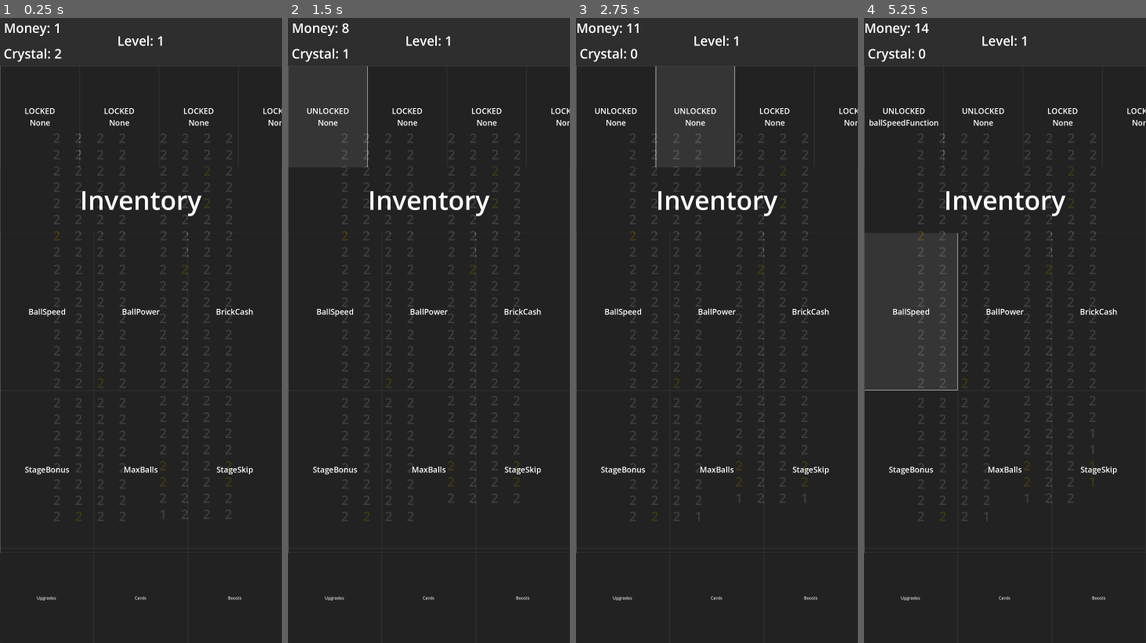
Above: before the commit, frames 1-4 (left to right).
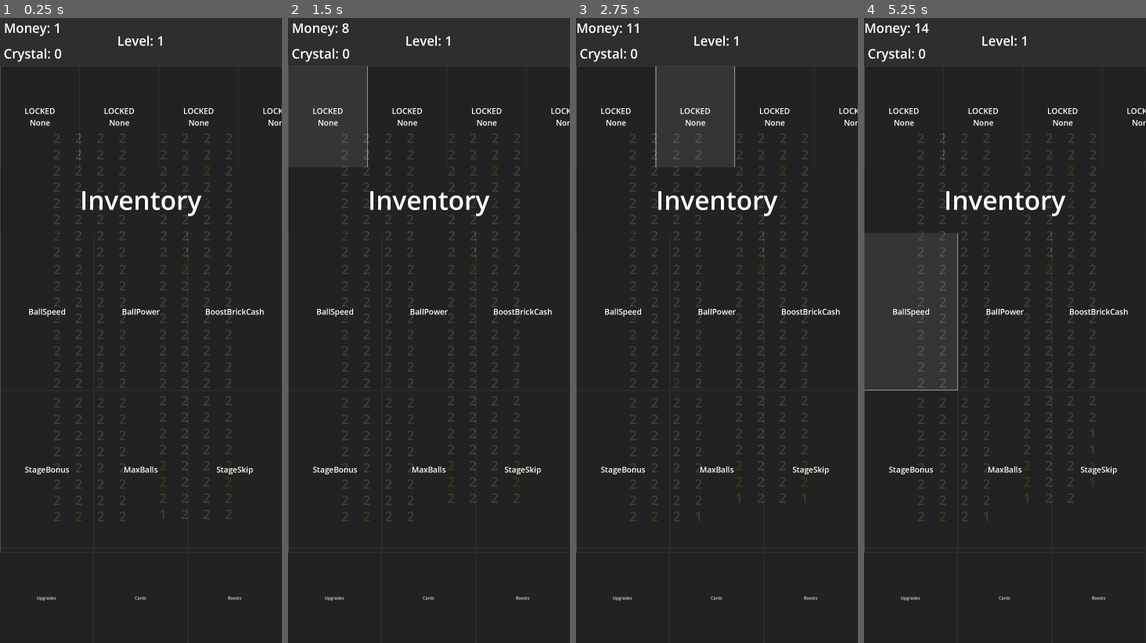
Above: after the commit, the same moments.

Repository: bondhusjude/IdleBrickGame
Game: Godot game, scene res://Scenes/main.tscn
Two runs of this game, one before a commit and one after it. Both use one fixed random seed, a clock stepped at 60 frames per second and the inputs below. The engine's default icon, where the game draws it, is replaced by a stand-in: a white triangle on a blue panel in a dark square.
Inputs:
- Up to frame 1 (0.25 s): no input
- Up to frame 2 (1.5 s): click "LOCKED None" at 0.5 s; click "UNLOCKED None" (after the commit: "LOCKED None") at 1.25 s
- Up to frame 3 (2.75 s): click "LOCKED None" at 2 s
- Up to frame 4 (5.25 s): click "UNLOCKED None" (after the commit: "LOCKED None") at 2.75 s; click "LOCKED None" at 3.5 s; click "LOCKED None" at 4.25 s; click "BallSpeed" at 5 s

The runs differ from the first frame. In frame 1, 0.2% of the frame differs, in the area x 19-94%, y 5-48%; in frame 2, 0.3%; in frame 3, 0.4%; in frame 4, 0.5%, in the area x 1-94%, y 14-48%.

Commit message:
added in functionality to about half the cards still need to wrok on about 4 of them to be finished with the basic concept of the cards

Diff:
--- a/Ball/ball_base.gd
+++ b/Ball/ball_base.gd
@@ -4,36 +4,56 @@
 @export var damage = 1
 @export var speed = 500
 @export var ballTexture: Texture2D
-@export var doubleDamage: bool
-@export var doubleSpeed: bool
+@export var doubleDamageBoost: bool
+@export var doubleSpeedBoost: bool
+@export var doubleDamageCard: bool
+@export var doubleSpeedCard: bool
 
-func setDoubleDamage(i: bool):
-	doubleDamage = i
+func setDoubleDamageC(i: bool):
+	doubleDamageCard = i
 
-func getDoubleDamage() -> bool:
-	return doubleDamage
+func getDoubleDamageC() -> bool:
+	return doubleDamageCard
 
-func setDoubleSpeed(i: bool):
-	doubleSpeed = i
+func setDoubleSpeedC(i: bool):
+	doubleSpeedCard = i
 
-func getDoubleSpeed() -> bool:
-	return doubleSpeed
+func getDoubleSpeedC() -> bool:
+	return doubleSpeedCard
+
+func setDoubleDamageB(i: bool):
+	doubleDamageBoost = i
+
+func getDoubleDamageB() -> bool:
+	return doubleDamageBoost
+
+func setDoubleSpeedB(i: bool):
+	doubleSpeedBoost = i
+
+func getDoubleSpeedB() -> bool:
+	return doubleSpeedBoost
 
 func setDamage(i: int):
 	damage = i
 
 func getDamage() -> int:
-	if doubleDamage:
-		return damage * 2
-	return damage
+	var multiplier = 1
+	if doubleDamageBoost:
+		multiplier *= 2
+	if doubleDamageCard:
+		multiplier *= 2
+	return damage * multiplier
 
 func setSpeed(i: int):
 	speed = i
 
 func getSpeed() -> int:
-	if doubleSpeed:
-		return speed * 2
-	return speed
+	var multiplier = 1
+	if doubleSpeedBoost:
+		multiplier *= 2
+	if doubleSpeedCard:
+		multiplier *= 2
+	return speed * multiplier
 
 func setBallTexture(texture: Texture2D):
 	ballTexture.texture = texture
--- a/GameManager/MainMan/GameManager.tres
+++ b/GameManager/MainMan/GameManager.tres
@@ -5,7 +5,7 @@
 [resource]
 script = ExtResource("1_q4res")
 _money = 0
-_crystal = 2
+_crystal = 0
 _level = 1
 _goldBonus = 1.1
 _normal_brick_chance = 0.95
--- a/GameManager/MainMan/GameUpdateMan.gd
+++ b/GameManager/MainMan/GameUpdateMan.gd
@@ -30,16 +30,38 @@
 func _on_brick_formation_man_end_level() -> void:
 	moveNextLevel()
 
+var calledOnce:bool = false
 func moveNextLevel():
-	# add 1 to level count
+	# Check if stage skip is enabled and the function hasn't been called yet
+	if gameMan.getStageSkip() and not calledOnce:
+		# There is a 5% chance to trigger special behavior
+		if randf() <= 0.05:
+			gameMan.addLevel()
+			# If stage increase is enabled, give the player money
+			if gameMan.getStageIncrease():
+				gameMan.addMoney(round(gameMan.getMoney() / 10))
+			# Mark that the function has been called to prevent further recursion
+			calledOnce = true
+			# Recursively call moveNextLevel() to ensure the level progresses
+			moveNextLevel()
+			return
+		else:
+			# If no special case triggered, just set calledOnce to true and proceed
+			calledOnce = true
+	# Normal level progression logic after special case or no special case
 	gameMan.addLevel()
-	for ball in BallMan.get_child_count():
-		var child = BallMan.get_child(ball)
+	# If stage increase is enabled, give the player money
+	if gameMan.getStageIncrease():
+		gameMan.addMoney(round(gameMan.getMoney() / 10))
+	# Reset positions of all balls
+	for ball in BallMan.get_children():
+		var child = ball
 		child.global_position = ballSpawn.global_position
-	#spawn new brick formatino under BrickFormationMan
-	# Wait for 0.1 seconds (100 milliseconds)
+	# Wait for 0.1 seconds (100 milliseconds) before spawning new scene
 	await get_tree().create_timer(0.1).timeout
+	# Load a new random scene from the folder
 	loadScene(pathOfFolder, randi_range(0, scene_count - 1))
+	calledOnce = false
 
 # Load the scene dynamically
 func loadScene(path: String, numberChoosen: int):
--- a/GameManager/MainMan/gameManager.gd
+++ b/GameManager/MainMan/gameManager.gd
@@ -8,6 +8,27 @@
 @export var _normal_brick_chance:float =  0.95
 @export var _gold_brick_chance:float =    0.0407
 @export var _crystal_brick_chance:float = 0.0003
+@export var _moneyIncreaseCards:bool = false
+@export var _stageIncreaseCards:bool = false
+@export var _stageSkipCards:bool = false
+
+func setStageSkip(value: bool):
+	_stageSkipCards = value
+
+func getStageSkip() -> bool:
+	return _stageSkipCards
+
+func setStageIncrease(value: bool):
+	_stageIncreaseCards = value
+
+func getStageIncrease() -> bool:
+	return _stageIncreaseCards
+
+func setMoneyIncrease(value: bool):
+	_moneyIncreaseCards = value
+
+func getMoneyIncrease() -> bool:
+	return _moneyIncreaseCards
 
 func setMoney(value: int):
 	_money = value
@@ -16,7 +37,10 @@
 	return _money
 
 func addMoney(add: int):
-	_money += add
+	if _moneyIncreaseCards:
+		_money += add * 1.2
+	else:
+		_money += add
 
 func removeMoney(minus: int):
 	_money -= minus
--- a/Scenes/main.tscn
+++ b/Scenes/main.tscn
@@ -611,7 +611,7 @@
 size_flags_vertical = 3
 script = ExtResource("8_8icbw")
 gameMan = ExtResource("4_f61w4")
-ball = ExtResource("5_6yf3o")
+basic_ball = ExtResource("5_6yf3o")
 
 [node name="ActiveCards" type="ScrollContainer" parent="FullScreen/ExtraMenu/Cards"]
 layout_mode = 1
@@ -869,7 +869,7 @@
 anchor_bottom = 1.0
 grow_horizontal = 2
 grow_vertical = 2
-text = "BrickCash"
+text = "BoostBrickCash"
 label_settings = SubResource("LabelSettings_8qxd8")
 horizontal_alignment = 1
 vertical_alignment = 1
--- a/UI/cards.gd
+++ b/UI/cards.gd
@@ -1,6 +1,6 @@
 extends Panel
 @export var gameMan: GameManager
-@export var ball: Ball
+@export var basic_ball: Ball
 
 @onready var activebutton1 = $ActiveCards/HBoxContainer/ActiveButton1
 @onready var activebutton2 = $ActiveCards/HBoxContainer/ActiveButton2
@@ -42,7 +42,7 @@
 					effect_name = parts[1]  # Extract function name
 			label.text = State.keys()[i.get("state")] + "\n" + effect_name
 		if not i.get("empty") and i.get("effect"):
-			i.get("effect").call()
+			i.get("effect").call(true)
 
 func unlockSlot(obj: Button):
 	for i in usable:
@@ -59,6 +59,8 @@
 	if usable[index]["state"] == State.UNLOCKED:
 		usable[index]["state"] = State.UNLOCKED
 		usable[index]["empty"] = true
+		#set that function to call false so we dont have to call everyframe, then stop calling it entirely
+		usable[index]["effect"].call(false)
 		usable[index]["effect"] = null
 	else:
 		#index is a parrelle array to the index of the button that is pressed,
@@ -107,30 +109,63 @@
 func _on_laser_pressed() -> void:
 	checkForOpening(laserFunction)
 
+func ballSpeedFunction(active: bool):
+	if active:
+		if not basic_ball.getDoubleSpeedC():
+			basic_ball.setDoubleSpeedC(true)
+	else:
+		basic_ball.setDoubleSpeedC(false)
+
+func ballPowerFunction(active: bool):
+	if active:
+		if not basic_ball.getDoubleDamageC():
+			basic_ball.setDoubleDamageC(true)
+	else:
+		basic_ball.setDoubleDamageC(false)
+
+## Boost the value of all bricks
+func brickCashFunction(active: bool):
+	if active:
+		if not gameMan.getMoneyIncrease():
+			gameMan.setMoneyIncrease(true)
+	else:
+		gameMan.setMoneyIncrease(false)
+
+func stageBonusFunction(active: bool):
+	if active:
+		if not gameMan.getStageIncrease():
+			gameMan.setStageIncrease(true)
+	else:
+		gameMan.setStageIncrease(false)
+
+func maxBallsFunction(active: bool):
+	if active:
+		pass
+	else:
+		pass
+
+func stageSkipFunction(active: bool):
+	if active:
+		if not gameMan.getStageSkip():
+			gameMan.setStageSkip(true)
+	else:
+		gameMan.setStageSkip(false)
+
 ## TODO Need to finish implementing the rest of the cards
-func ballSpeedFunction():
-	pass
+func goldBrickChanceFunction(active: bool):
+	if active:
+		pass
+	else:
+		pass
 
-func ballPowerFunction():
-	pass
+func goldBrickBonusFunction(active: bool):
+	if active:
+		pass
+	else:
+		pass
 
-func brickCashFunction():
-	pass
-
-func stageBonusFunction():
-	pass
-
-func maxBallsFunction():
-	pass
-
-func stageSkipFunction():
-	pass
-
-func goldBrickChanceFunction():
-	pass
-
-func goldBrickBonusFunction():
-	pass
-
-func laserFunction():
-	pass
+func laserFunction(active: bool):
+	if active:
+		pass
+	else:
+		pass
